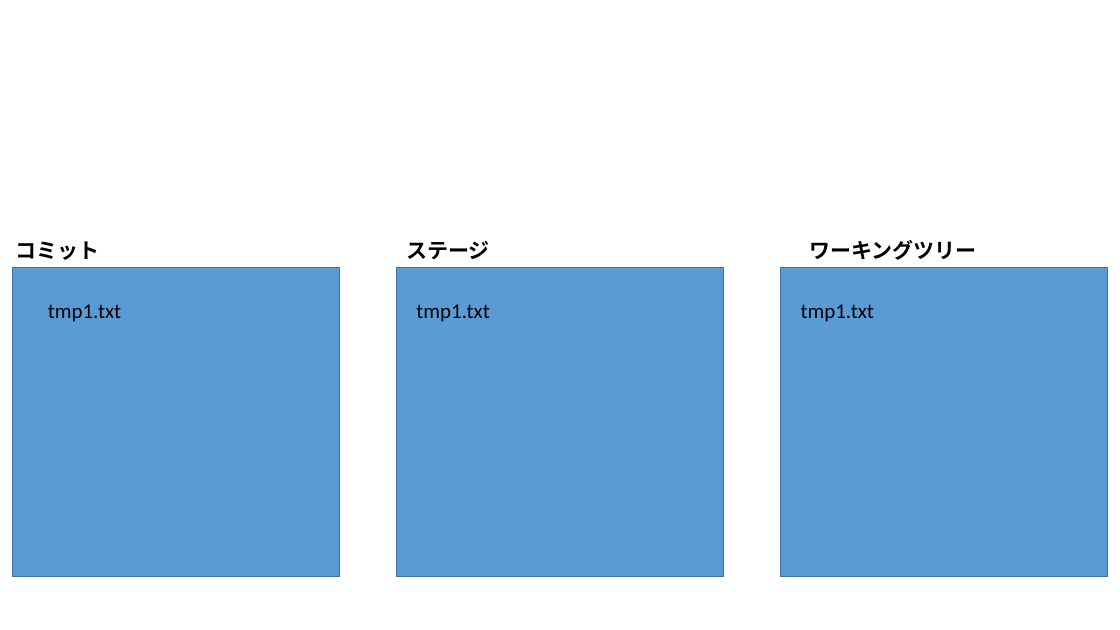
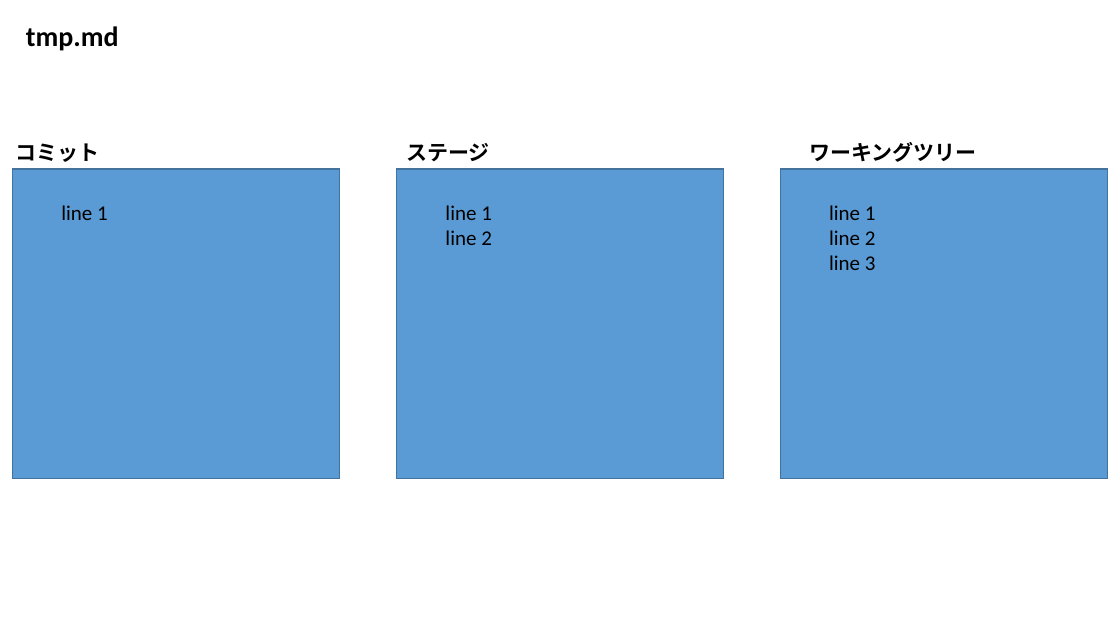
Before and after one commit to d-moto/WindowsRepository, a slide deck: slide 1 of Git/git_repository.pptx. Drawn at 1120x630 pixels with LibreOffice and Linux fonts; fonts in the diff are those of the drawing. Boxes give left, top, right and bottom in pixels: in the first picture for what was removed or moved away, otherwise in the second. Text is boxed around its words. In the diff, an @@ line names an element or a change of style, - is before the commit and + after.

```diff
--- a/Git/git_repository.pptx
+++ b/Git/git_repository.pptx
@@ text added at [26,26,119,51], 24 pt, text #000000, bold @@
+tmp.md
@@ 3 texts, 3 rectangles: place and size @@
-3 texts, 3 rectangles at [13,240,1108,577]
+3 texts, 3 rectangles at [13,142,1108,478]
@@ text at [61,205,108,220]: text changed @@
-tmp1.txt
+line 1
@@ text added at [445,205,492,245], 18 pt, text #000000 @@
+line 1
+line 2
@@ text added at [829,205,876,270], 18 pt, text #000000 @@
+line 1
+line 2
+line 3
@@ text removed at [416,304,489,322] @@
-tmp1.txt
@@ text removed at [801,304,874,322] @@
-tmp1.txt
```
Also in this commit, not shown: 5 other files.
